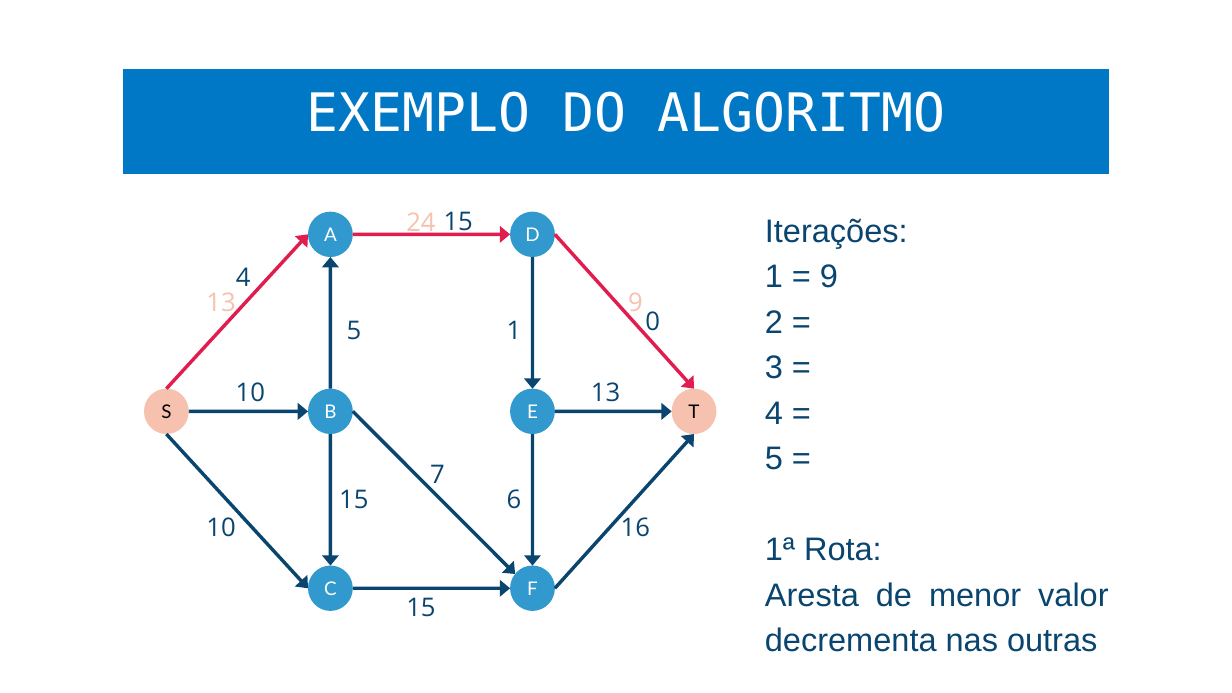
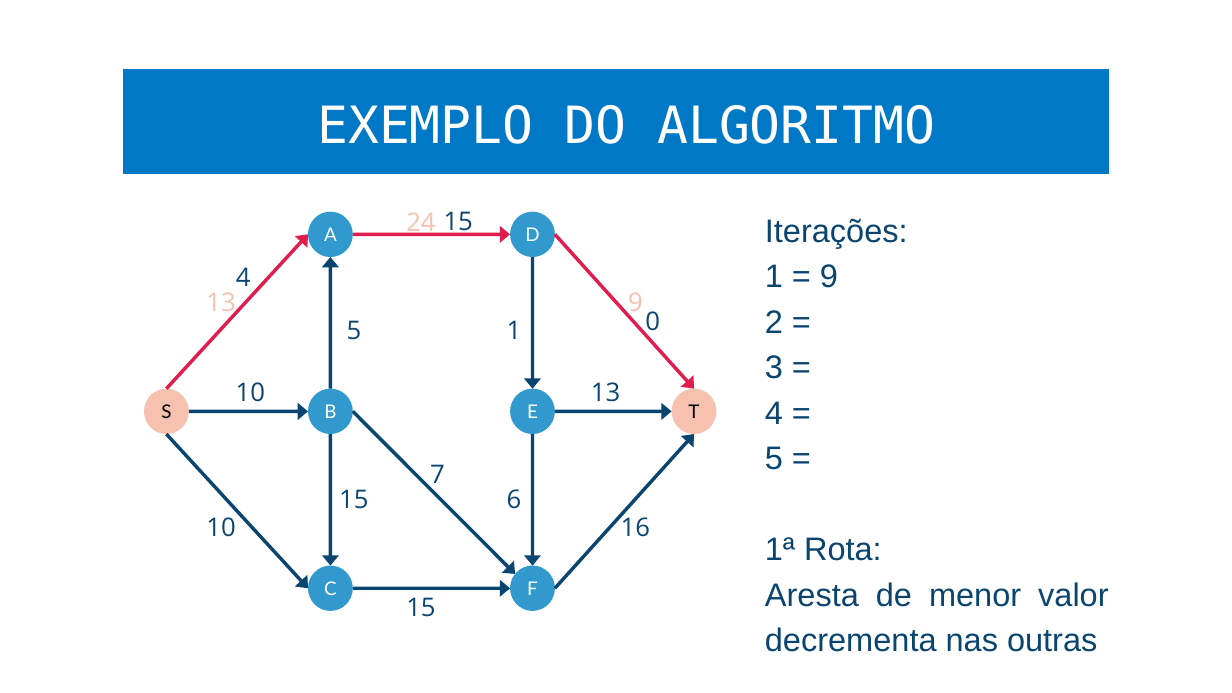
Before and after one commit to jair-ferreira-rodrigues-neto/seminario-grafos, a slide deck: slide 15 of docs/slides/Slides.pptx. Drawn at 1232x693 pixels with LibreOffice and Linux fonts; fonts in the diff are those of the drawing; background and template pictures are left out. Boxes give left, top, right and bottom in pixels: in the first picture for what was removed or moved away, otherwise in the second. Text is boxed around its words. In the diff, an @@ line names an element or a change of style, - is before the commit and + after.

```diff
--- a/docs/slides/Slides.pptx
+++ b/docs/slides/Slides.pptx
@@ text "EXEMPLO DO ALGORITMO" at (317, 105, 935, 144): size 62 to 60 pt; line spacing 57pt to 70.4pt @@
```
Also in this commit, not shown: 17 other slides changed, 4 slides added, 4 slides removed.
